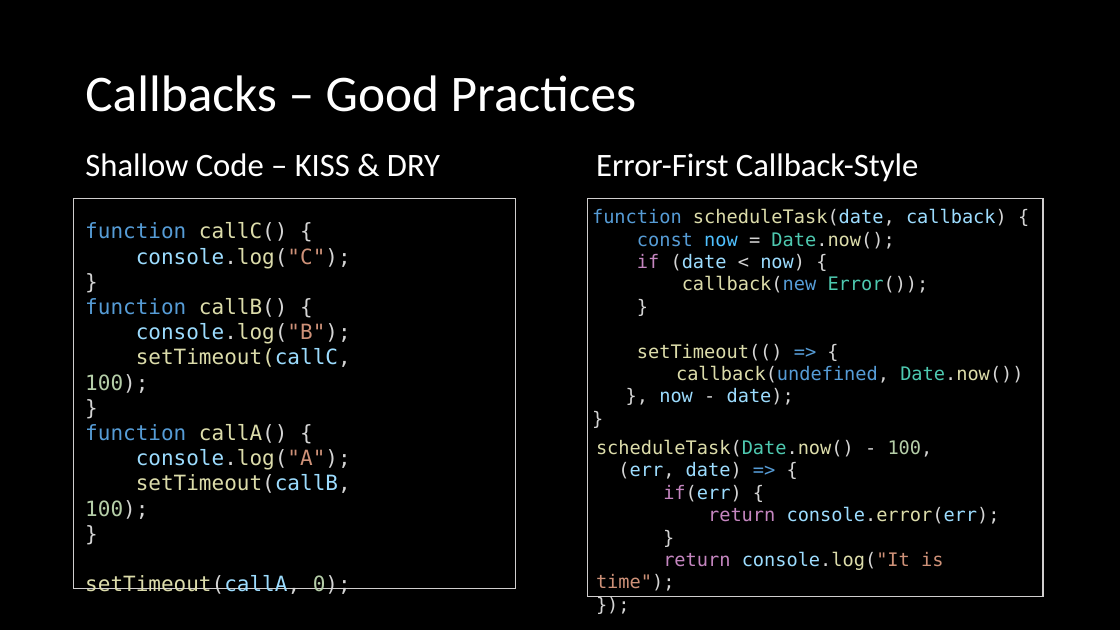
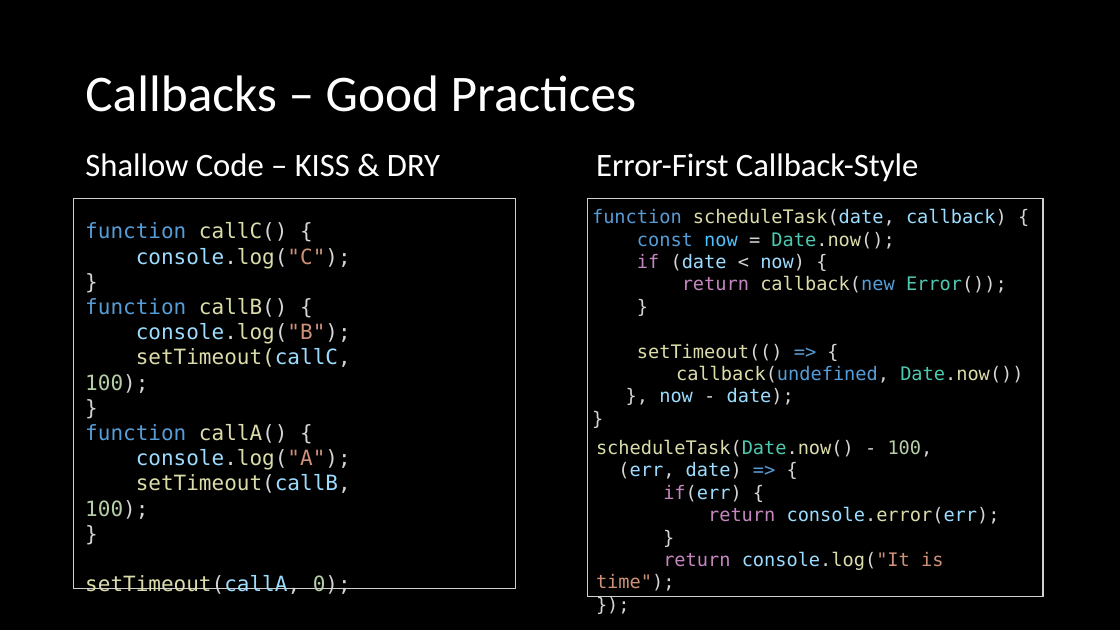
Before and after one commit to twobiers/webtech-workshop-js-async, a slide deck: slide 36 of slides/Presentation.pptx. Drawn at 1120x630 pixels with LibreOffice and Linux fonts; fonts in the diff are those of the drawing. Boxes give left, top, right and bottom in pixels: in the first picture for what was removed or moved away, otherwise in the second. Text is boxed around its words. In the diff, an @@ line names an element or a change of style, - is before the commit and + after.

```diff
--- a/slides/Presentation.pptx
+++ b/slides/Presentation.pptx
@@ text at (x1=682, y1=276, x2=1007, y2=293): text changed @@
-callback(new Error());
+return callback(new Error());
```
Also in this commit, not shown: 3 other slides changed, 1 other file.
